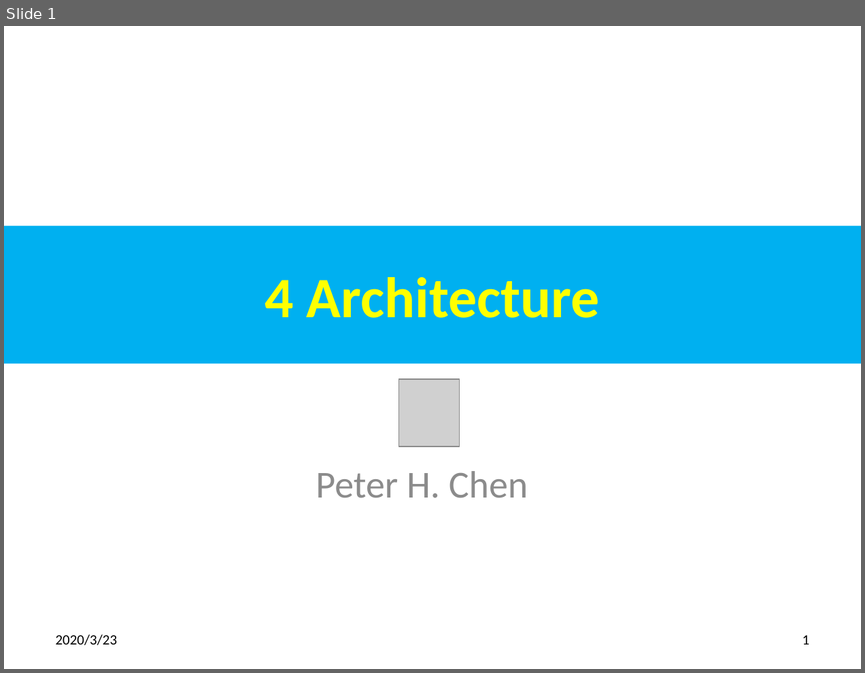
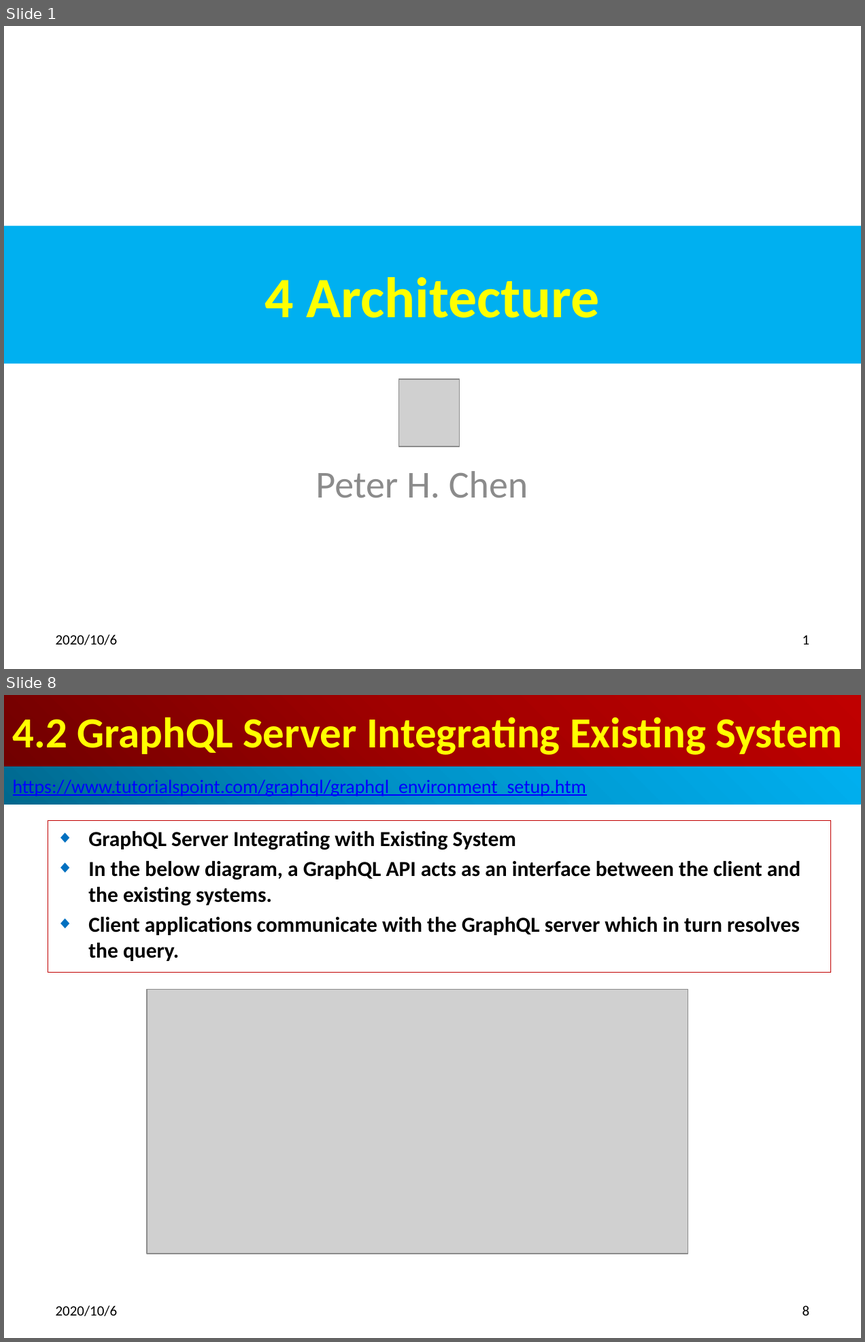
Before and after one commit to peterhchen/700_GraphQL, a slide deck: 04_Architecture.pptx. Shown one above the other, each under a label of ours: slide 1 before the commit, slides 1 and 8 after it; the slides between them are not shown. The pictures are 865x673 and 865x1342 pixels, drawn with LibreOffice and Linux fonts; fonts in the diff are those of the drawing; grey boxes stand for pictures. Boxes give left, top, right and bottom in pixels: in the first picture for what was removed or moved away, otherwise in the second. Text is boxed around its words. In the diff, an @@ line names an element or a change of style, - is before the commit and + after.

```diff
--- a/04_Architecture.pptx
+++ b/04_Architecture.pptx
@@ slide 8 added at (4,695,861,1338), background #FFFFFF @@
@@ title added at (4,695,861,767), fill gradient #720000 to #A20000 to #C00000, 36 pt, text #FFFF00, bold @@
+4.2 GraphQL Server Integrating Existing System
@@ rectangle added at (4,767,861,804), fill gradient #00688E to #0094CA to #00B0F0, 16 pt, text #0000FF, underline @@
+https://www.tutorialspoint.com/graphql/graphql_environment_setup.htm
@@ subtitle added at (48,821,830,972), outline #C00000 0.75 pt, 18 pt, text #000000, bold @@
+◆ GraphQL Server Integrating with Existing System
+◆ In the below diagram, a GraphQL API acts as an interface between the client and the existing systems.
+◆ Client applications communicate with the GraphQL server which in turn resolves the query.
@@ picture added at (147,989,687,1253) @@
@@ text added at (56,1305,118,1316), 12 pt, text #000000 @@
+2020/10/6
@@ page number added at (802,1305,810,1315), 12 pt, text #000000 @@
+8
@@ slide 1 changed as well @@
@@ text at (56,634,118,645): text changed @@
-2020/3/23
+2020/10/6
```
Also in this commit, not shown: 5 other slides changed, 4 other slides added.
